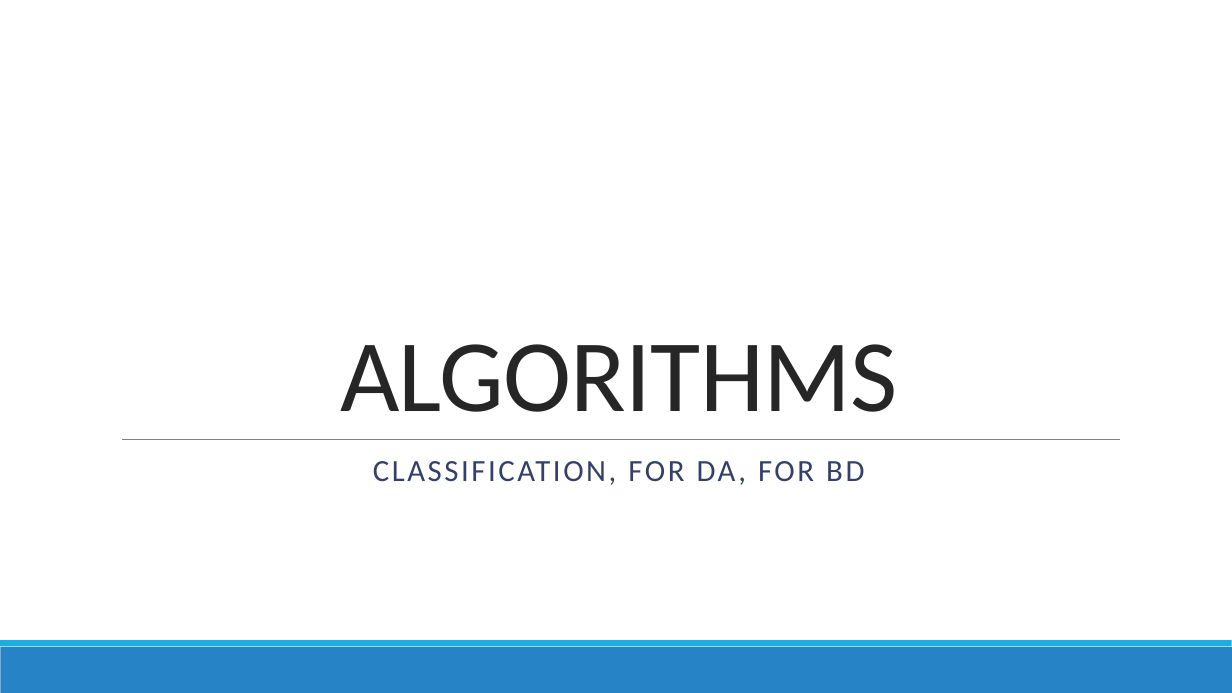
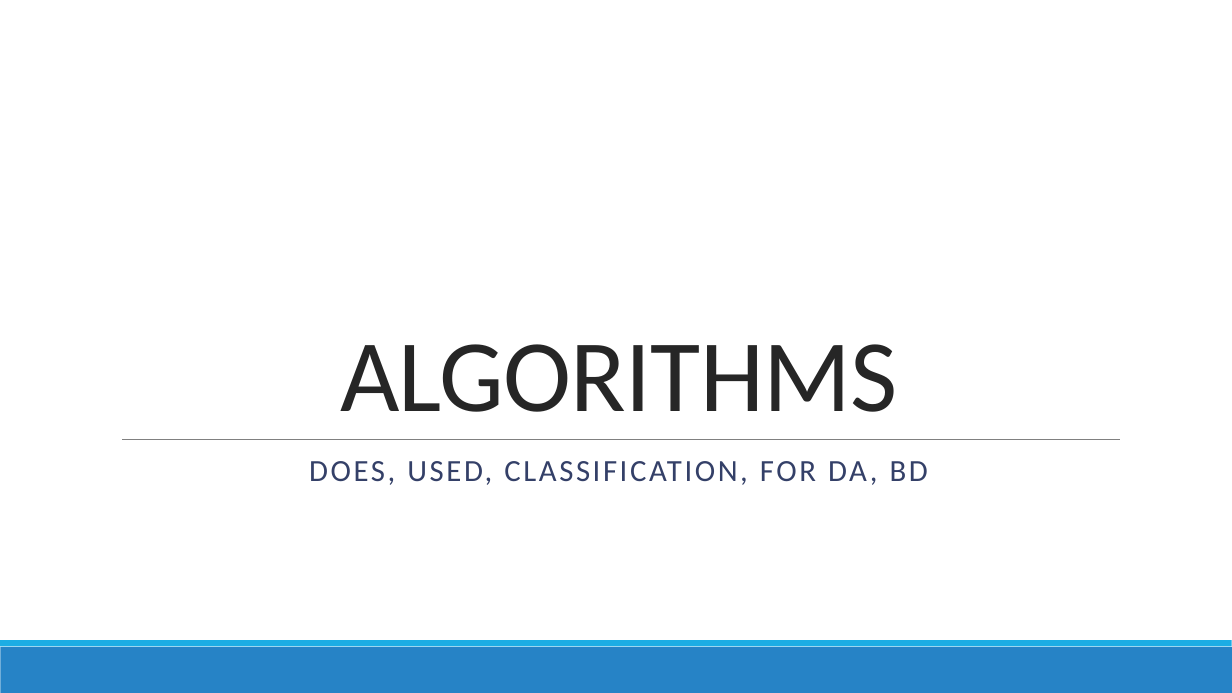
Before and after one commit to DistributedSystems-Fall2018-NEDUET/project-dist_sys, a slide deck: slide 18 of Project Interim Submission/Generic DS Framework.pptx. Drawn at 1232x693 pixels with LibreOffice and Linux fonts; fonts in the diff are those of the drawing. Boxes give left, top, right and bottom in pixels: in the first picture for what was removed or moved away, otherwise in the second. Text is boxed around its words. In the diff, an @@ line names an element or a change of style, - is before the commit and + after.

```diff
--- a/Project Interim Submission/Generic DS Framework.pptx
+++ b/Project Interim Submission/Generic DS Framework.pptx
@@ text at bbox=[309, 461, 928, 485]: text changed @@
-CLASSIFICATION, FOR DA, FOR BD
+DOES, USED, CLASSIFICATION, FOR DA, BD
```
Also in this commit, not shown: 1 slide added.
